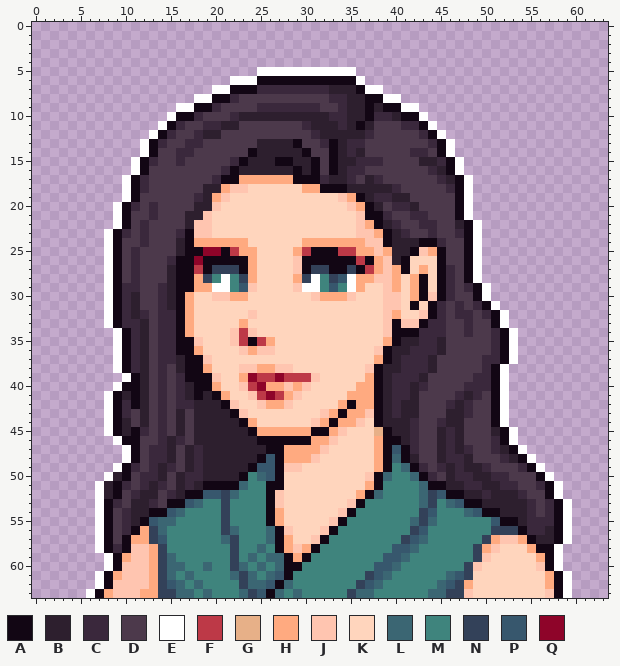
One commit to this pixel-art sprite: graphics/field_mugshots/people/hannah/normal.png. The picture above is the old version.
The file is 64x64 pixels. Colours within 5 levels of each other are drawn and written as one.
Palette (. is transparent): A #120614  B #2d1f2e  C #3a283c  D #4c394b  E #ffffff  F #bd3947  G #e7b088  H #ffaa80  J #ffc5b0  K #ffd5bd  L #3b6673  M #3f847d  N #334159  P #37576d  Q #8e0429
Once edited:
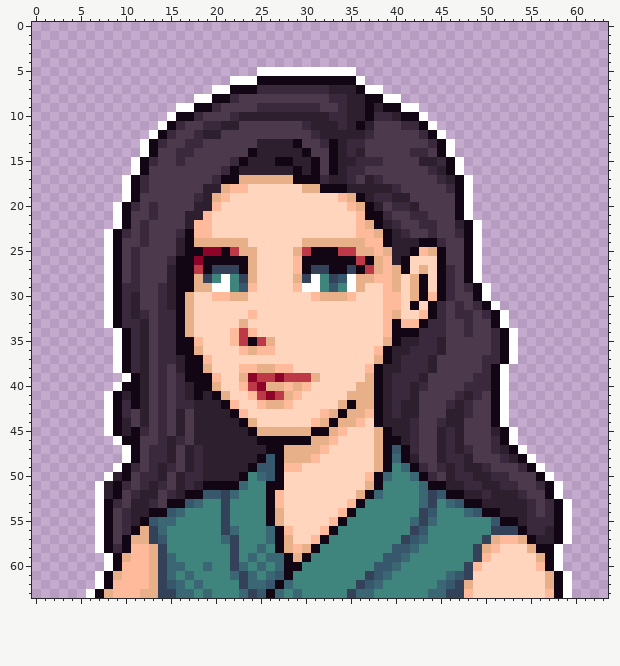
Edits made:
colour J: #ffc5b0 -> #ffba9b
y 17: x 23..28 HHHHHH -> GGGGGG
y 18: x 21 H -> G; x 30..31 HH -> GG
y 19: x 20 H -> G; x 35 H -> G
y 20: x 36 H -> G
y 22: x 37 H -> G
y 23: x 38 H -> G
y 24: x 18..23 HHHHHH -> GGGGGG; x 30..36 HHHHHHH -> GGGGGGG
y 25: x 23..24 HH -> GG; x 29 H -> G; x 36..37 HH -> GG; x 39 H -> G; x 44 H -> G
y 26: x 24 H -> G; x 38 H -> G
y 27: x 24 H -> G; x 38 H -> G; x 40 H -> G; x 43 H -> G
y 28: x 18 H -> G; x 24 H -> G; x 29 H -> G; x 36..37 HH -> GG; x 40 H -> G; x 42 H -> G
y 29: x 18..19 HH -> GG; x 36 H -> G; x 40 H -> G; x 42 H -> G
y 30: x 17 H -> G; x 22..23 HH -> GG; x 32..34 HHH -> GGG; x 42 H -> G
y 31: x 17 H -> G
y 32: x 17 H -> G; x 40 H -> G
y 33: x 17 H -> G; x 23 H -> G
y 34: x 17 H -> G
y 35: x 26 H -> G; x 39 H -> G
y 36: x 18 H -> G; x 24 H -> G
y 37: x 38 H -> G
y 38: x 19 H -> G; x 25..26 HH -> GG
y 39: x 23 H -> G; x 31 J -> G; x 37 H -> G
y 40: x 20 H -> G; x 26..27 HH -> GG; x 29 H -> G; x 36..37 HH -> GG
y 41: x 21 H -> G; x 28 H -> G; x 35..37 HHH -> GGG
y 42: x 26..27 HH -> GG; x 34 H -> G; x 36..37 HH -> GG
y 43: x 33 H -> G; x 35..36 HH -> GG
y 44: x 24 H -> G; x 32 H -> G; x 34..35 HH -> GG
y 45: x 25..30 HHHHHH -> GGGGGG; x 33 H -> G
y 46: x 31..32 HH -> GG; x 38 H -> G
y 47: x 28..31 HHHH -> GGGG; x 38 H -> G
y 48: x 28..30 HHH -> GGG; x 38 H -> G
y 49: x 38 H -> G
y 51: x 37 H -> G
y 52: x 36 H -> G
y 54..55: x 27 H -> G
y 56: x 12 H -> G
y 57: x 11..12 HH -> GG; x 28 H -> G; x 51 H -> G; x 54 H -> G
y 58: x 13 H -> G; x 28 H -> G; x 30 H -> G; x 50 H -> G; x 55 H -> G
y 59: x 10 H -> G; x 13 H -> G; x 29 H -> G; x 56 H -> G
y 60: x 13 H -> G
y 61: x 9 H -> G; x 13 H -> G; x 57 H -> G
y 62: x 13 H -> G; x 48 H -> G; x 57 H -> G
y 63: x 8 H -> G; x 12..13 HH -> GG
